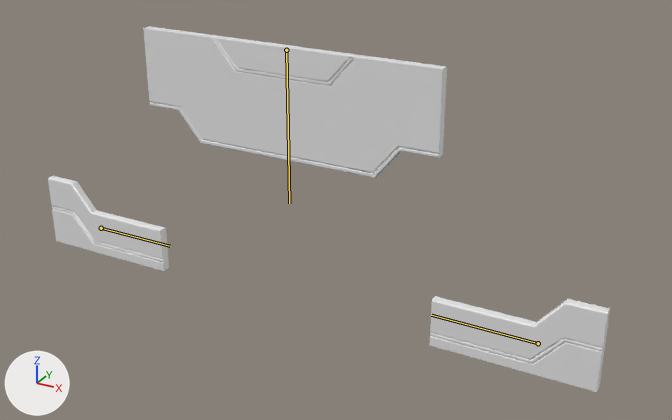
An edit to the glTF model SpaceHorrorGame/assets/Doors/large_door.gltf, drawn before and after from the same camera.
The view is the same before and after, from a 50 mm camera at (8.45, -13.58, 8.94) aimed at (0.9, 0.14, 2.08). Every picture has the same lights, and +X, +Y and +Z are marked at lower left. Both versions are drawn at frame 1 of the action 'Large_Door_Closing'; the numbers are the values there. The bones that bend it are drawn over the model as lines.

In view in the first picture: 'Bottom_Panel_L', 'Bottom_Panel_R', 'Upper_Panel'.
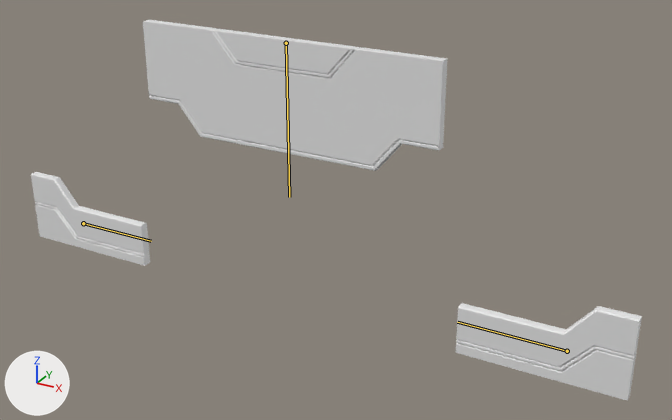
Boxes [x1, y1, x2, y2] around the edits, measured in the pictures (672 x 420 px):
'Upper_Panel', posed
    before: [143, 26, 447, 178]
    after: [143, 20, 447, 171]
'Bottom_Panel_R', posed
    before: [430, 296, 610, 392]
    after: [456, 303, 642, 401]
'Bottom_Panel_L', posed
    before: [48, 176, 169, 271]
    after: [31, 172, 150, 266]
bone 'Top', root to tip
    before: (286, 50) to (289, 203)
    after: (286, 43) to (289, 197)
bone 'Left', root to tip
    before: (101, 228) to (170, 246)
    after: (83, 223) to (151, 241)
bone 'Right', root to tip
    before: (538, 343) to (431, 315)
    after: (567, 351) to (457, 322)

What the commit changed:
Bone 'Top' (bone_top) moves from (0.0, -2.07, 0.0) to (0.0, -2.2, 0.0).
Bone 'Left' (bone_left) moves from (0.0, -3.0, 0.0) to (0.0, -3.5, 0.0).
Bone 'Right' (bone_right) moves from (0.0, -3.0, 0.0) to (0.0, -3.5, 0.0).
